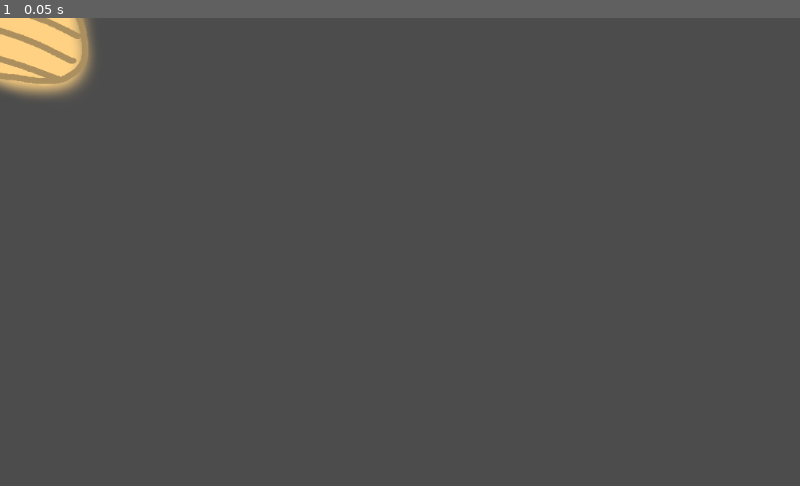
Above: before the commit, frame 1.
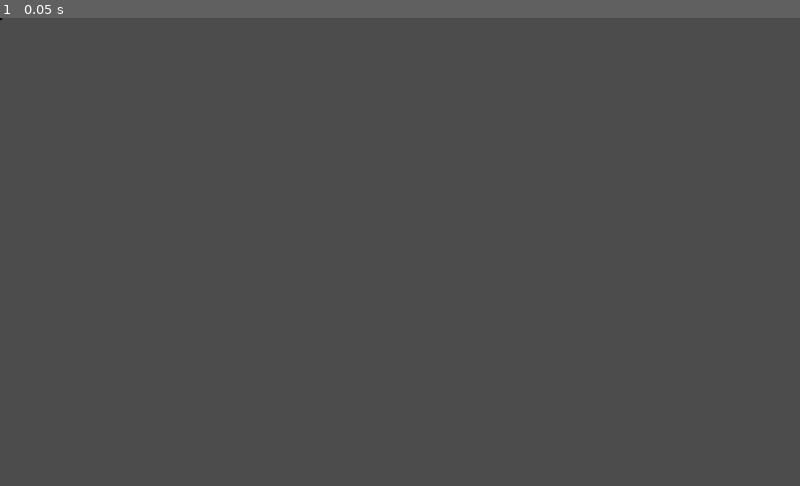
Above: after the commit, the same moment.

Repository: HumbleSolipsist/gmtk-hand-game
Game: Godot game, scene res://World.tscn
Same seed, same stepped clock (60 frames per second), same inputs: the game is played once before the commit and once after it. Before the commit the project has no main scene; this scene is started directly in both runs.
Inputs:
- Up to frame 1 (0.05 s): no input

The runs differ from the first frame. In frame 1, 1.8% of the frame differs, in the area x 0-12%, y 0-17%.

Commit message:
Make mouse have a game object that follows it around.

Diff:
--- /dev/null
+++ b/LeftHand.gd
@@ -0,0 +1,14 @@
+extends Area2D
+
+export (PackedScene) var Lethal
+
+# Called when the node enters the scene tree for the first time.
+func _ready():
+	pass # Replace with function body.
+
+# Called every frame. 'delta' is the elapsed time since the previous frame.
+#func _process(delta):
+#	pass
+#func get_input():
+#	if Input.is_action_just_pressed('ui_left_click'):
+#		$drag_hitbox.
--- a/World.tscn
+++ b/World.tscn
@@ -1,18 +1,42 @@
-[gd_scene load_steps=3 format=2]
+[gd_scene load_steps=8 format=2]
 
-[ext_resource path="res://assets/temp/arm.png" type="Texture" id=1]
+[ext_resource path="res://LeftHand.gd" type="Script" id=1]
+[ext_resource path="res://assets/temp/arm.png" type="Texture" id=2]
+[ext_resource path="res://pointer.gd" type="Script" id=3]
+[ext_resource path="res://assets/temp/pointer.png" type="Texture" id=4]
 
 [sub_resource type="CircleShape2D" id=1]
-radius = 124.741
+radius = 102.629
 
-[node name="World" type="Node2D"]
+[sub_resource type="CircleShape2D" id=2]
+radius = 150.0
 
-[node name="LeftHand" type="Area2D" parent="."]
+[sub_resource type="CircleShape2D" id=3]
+radius = 1.0
 
-[node name="CollisionShape2D" type="CollisionShape2D" parent="LeftHand"]
+[node name="world" type="Node2D"]
+
+[node name="left_hand" type="Area2D" parent="."]
+visible = false
+script = ExtResource( 1 )
+
+[node name="arm" type="Sprite" parent="left_hand"]
+position = Vector2( -86.427, -39.1587 )
+scale = Vector2( 0.5, 0.5 )
+texture = ExtResource( 2 )
+
+[node name="grab_hitbox" type="CollisionShape2D" parent="left_hand"]
 shape = SubResource( 1 )
 
-[node name="arm" type="Sprite" parent="LeftHand"]
-position = Vector2( -122.302, -65.4669 )
-scale = Vector2( 0.5, 0.5 )
-texture = ExtResource( 1 )
+[node name="drag_hitbox" type="CollisionShape2D" parent="left_hand"]
+shape = SubResource( 2 )
+
+[node name="pointer" type="Area2D" parent="."]
+script = ExtResource( 3 )
+
+[node name="point" type="CollisionShape2D" parent="pointer"]
+shape = SubResource( 3 )
+
+[node name="sprite" type="Sprite" parent="pointer"]
+scale = Vector2( 0.01, 0.01 )
+texture = ExtResource( 4 )
--- /dev/null
+++ b/pointer.gd
@@ -0,0 +1,15 @@
+extends Area2D
+
+# Declare member variables here. Examples:
+# var a = 2
+# var b = "text"
+
+func go_to_mouse():
+	self.position = get_viewport().get_mouse_position()
+
+# Called when the node enters the scene tree for the first time.
+func _ready():
+	self.go_to_mouse()
+
+func _process(delta):
+	self.go_to_mouse()
--- a/project.godot
+++ b/project.godot
@@ -16,7 +16,16 @@
 [application]
 
 config/name="hand game"
+run/main_scene="res://World.tscn"
 config/icon="res://icon.png"
+
+[input]
+
+ui_left_click={
+"deadzone": 0.5,
+"events": [ Object(InputEventMouseButton,"resource_local_to_scene":false,"resource_name":"","device":0,"alt":false,"shift":false,"control":false,"meta":false,"command":false,"button_mask":0,"position":Vector2( 0, 0 ),"global_position":Vector2( 0, 0 ),"factor":1.0,"button_index":1,"pressed":false,"doubleclick":false,"script":null)
+ ]
+}
 
 [rendering]
 
Binary file added: assets/temp/pointer.png
Not shown, added: assets/temp/pointer.png.import
